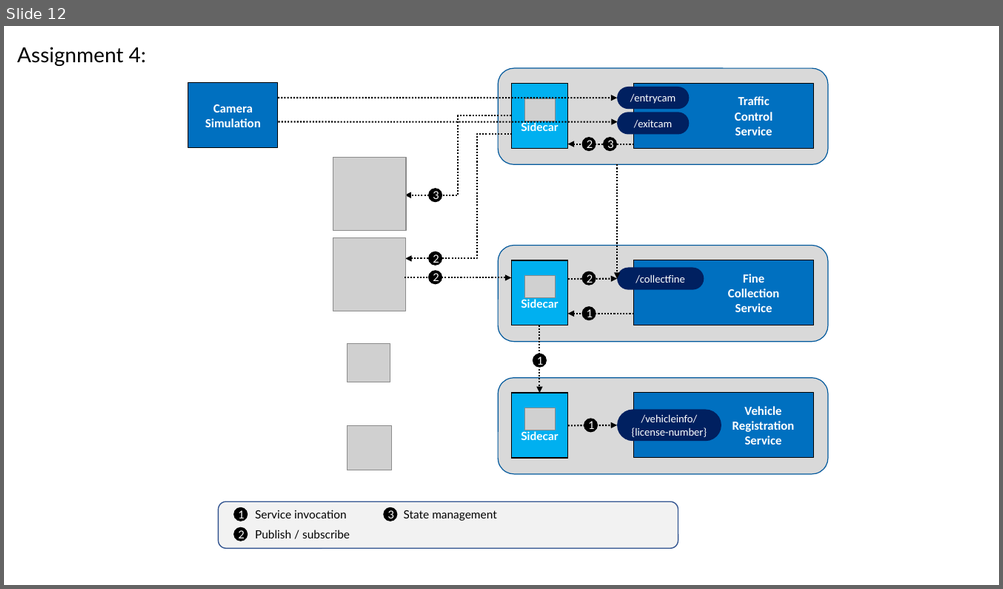
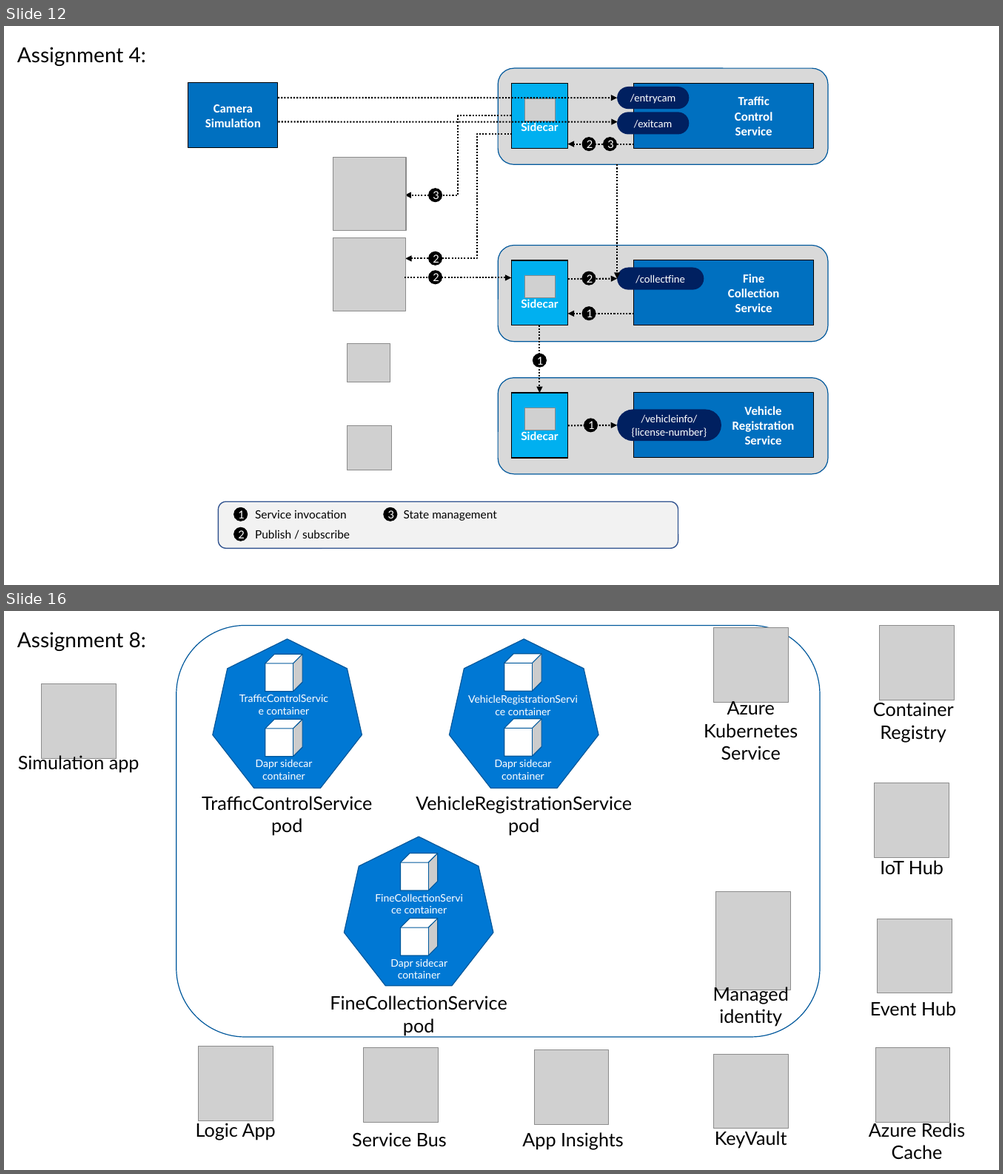
Before and after one commit to US-MFG-Demo/k8s-dapr-hack, a slide deck: Figures.pptx. Shown one above the other, each under a label of ours: slide 12 before the commit, slides 12 and 16 after it; the slides between them are not shown. The pictures are 1003x589 and 1003x1174 pixels, drawn with LibreOffice and Linux fonts; fonts in the diff are those of the drawing; grey boxes stand for pictures; background and template pictures are left out. Boxes give left, top, right and bottom in pixels: in the first picture for what was removed or moved away, otherwise in the second. Text is boxed around its words. In the diff, an @@ line names an element or a change of style, - is before the commit and + after.

Commit message:
Updates for Assignment5 (#25)
* updates

* update to readme

* readme

```diff
--- a/Figures.pptx
+++ b/Figures.pptx
@@ slide 16 added at bbox=[4, 611, 999, 1170], background #FFFFFF @@
@@ text added at bbox=[17, 632, 146, 651], 20 pt, text #000000 @@
+Assignment 8:
@@ picture added at bbox=[879, 625, 954, 700] @@
@@ picture added at bbox=[41, 684, 116, 759] @@
@@ text added at bbox=[873, 702, 953, 742], 18 pt, text #000000 @@
+Container Registry
@@ text added at bbox=[18, 754, 139, 773], 18 pt, text #000000 @@
+Simulation app
@@ picture added at bbox=[874, 783, 948, 857] @@
@@ text added at bbox=[879, 860, 943, 875], 18 pt, text #000000 @@
+IoT Hub
@@ picture added at bbox=[877, 919, 951, 994] @@
@@ group added at bbox=[176, 625, 819, 1037]: 11 texts, 6 cubes, 3 heptagons, 2 pictures, 1 rounded rectangle @@
+Managed identity
+Azure Kubernetes Service
+TrafficControlService pod
+TrafficControlService container
+Dapr sidecar container
+VehicleRegistrationService pod
+VehicleRegistrationService container
+Dapr sidecar container
+FineCollectionService pod
+FineCollectionService container
+Dapr sidecar container
@@ text added at bbox=[870, 1002, 956, 1017], 18 pt, text #000000 @@
+Event Hub
@@ picture added at bbox=[198, 1047, 273, 1122] @@
@@ picture added at bbox=[364, 1048, 438, 1123] @@
@@ picture added at bbox=[534, 1051, 609, 1125] @@
@@ picture added at bbox=[714, 1054, 788, 1129] @@
@@ picture added at bbox=[876, 1048, 950, 1123] @@
@@ text added at bbox=[196, 1123, 276, 1141], 18 pt, text #000000 @@
+Logic App
@@ text added at bbox=[352, 1133, 447, 1147], 18 pt, text #000000 @@
+Service Bus
@@ text added at bbox=[522, 1133, 623, 1150], 18 pt, text #000000 @@
+App Insights
@@ text added at bbox=[714, 1131, 787, 1149], 18 pt, text #000000 @@
+KeyVault
@@ text added at bbox=[868, 1122, 965, 1160], 18 pt, text #000000 @@
+Azure Redis Cache
```
Also in this commit, not shown: 3 other slides added, 3 other files.
